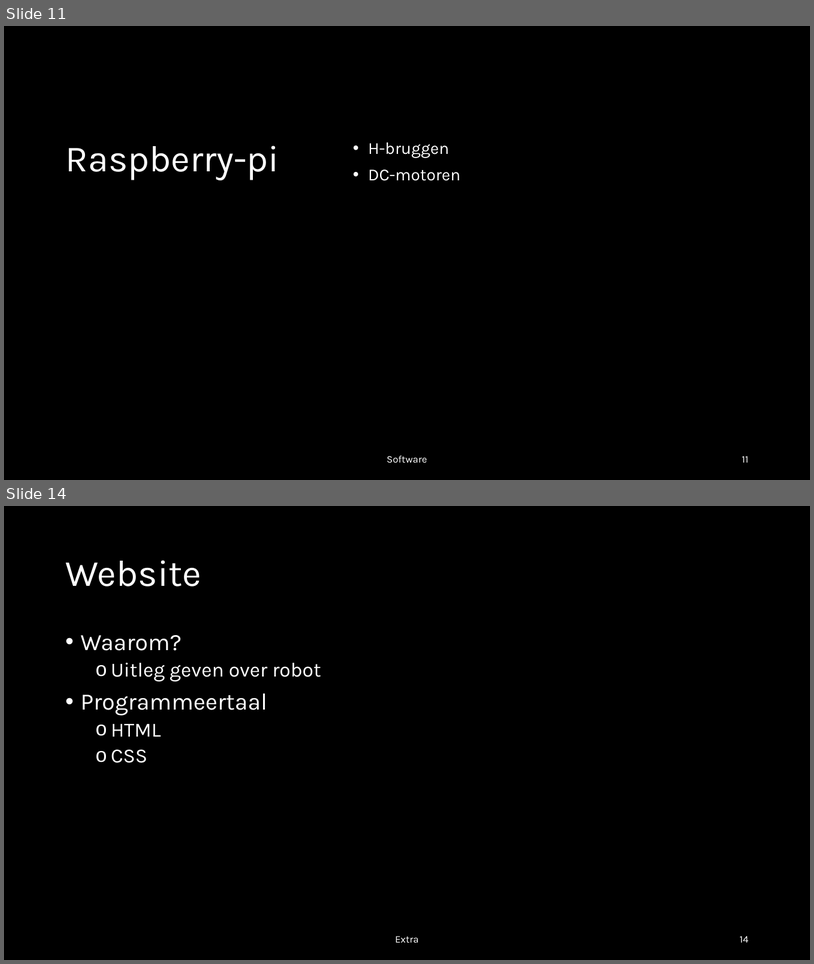
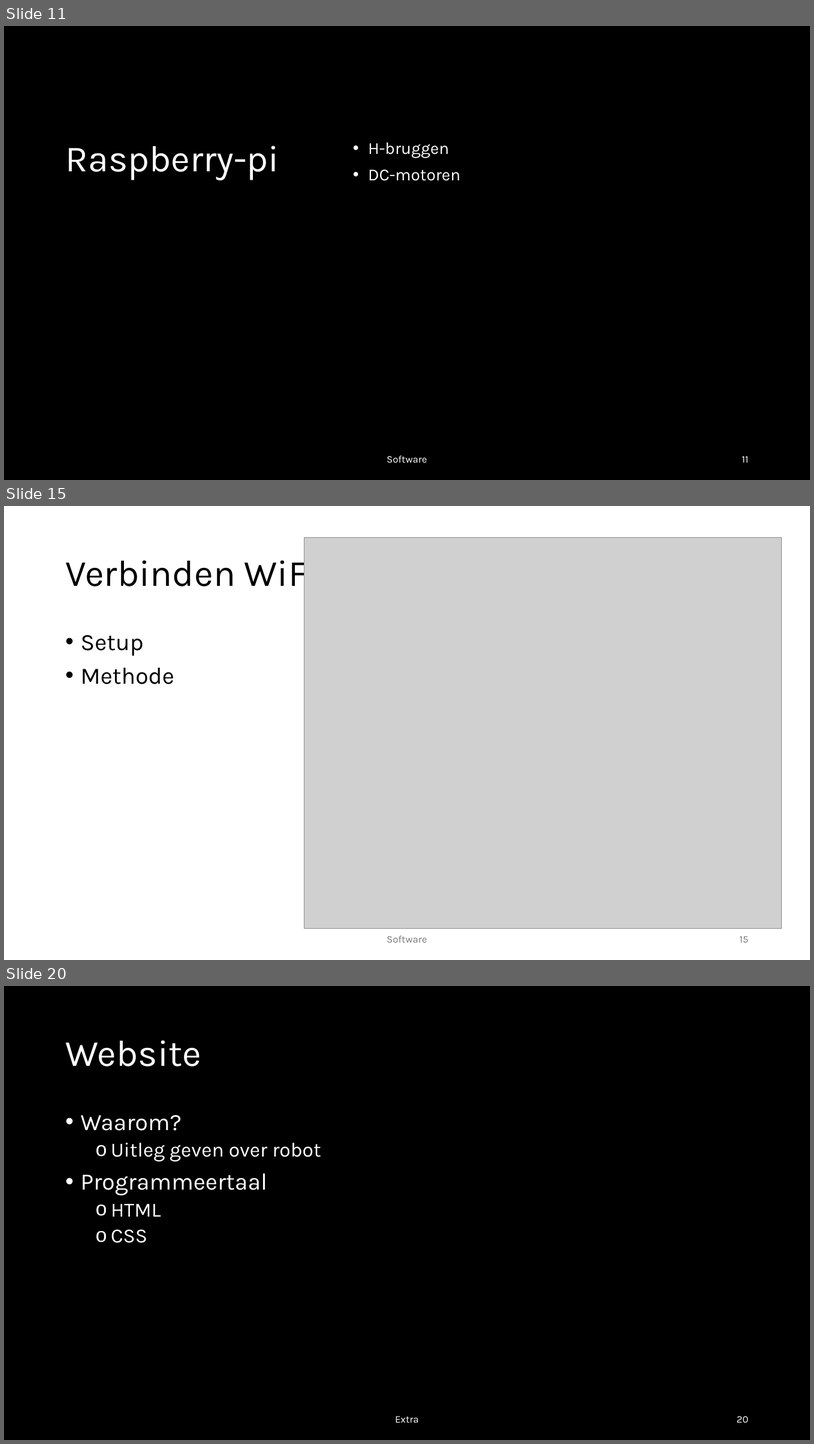
Before and after one commit to Nowie69/Eindproject-Robot-6ICW, a slide deck: Robot met mecanum wheels.pptx. Shown one above the other, each under a label of ours: slides 11 and 14 before the commit, slides 11, 15 and 20 after it; the slides between them are not shown. The pictures are 814x964 and 814x1444 pixels, drawn with LibreOffice and Linux fonts; fonts in the diff are those of the drawing; grey boxes stand for pictures; background and template pictures are left out; a plain dark background stands for a picture behind light text. Boxes give left, top, right and bottom in pixels: in the first picture for what was removed or moved away, otherwise in the second. Text is boxed around its words. In the diff, an @@ line names an element or a change of style, - is before the commit and + after.

```diff
--- a/Robot met mecanum wheels.pptx
+++ b/Robot met mecanum wheels.pptx
@@ slide 15 added at (4, 506, 810, 960), background #FFFFFF @@
@@ picture added at (305, 537, 783, 928) @@
@@ title added at (65, 553, 319, 595), 44 pt, text #000000 @@
+Verbinden WiFi
@@ text added at (81, 635, 174, 684), 28 pt, text #000000 @@
+• Setup
+• Methode
@@ text added at (387, 935, 427, 942), 12 pt, text #797979 @@
+Software
@@ page number added at (740, 936, 749, 942), 12 pt, text #797979 @@
+15
@@ what was slide 14 is now slide 20 @@
@@ page number at (737, 1416, 749, 1422): text changed @@
-14
+20
```
Also in this commit, not shown: 3 slides changed, 5 other slides added.
